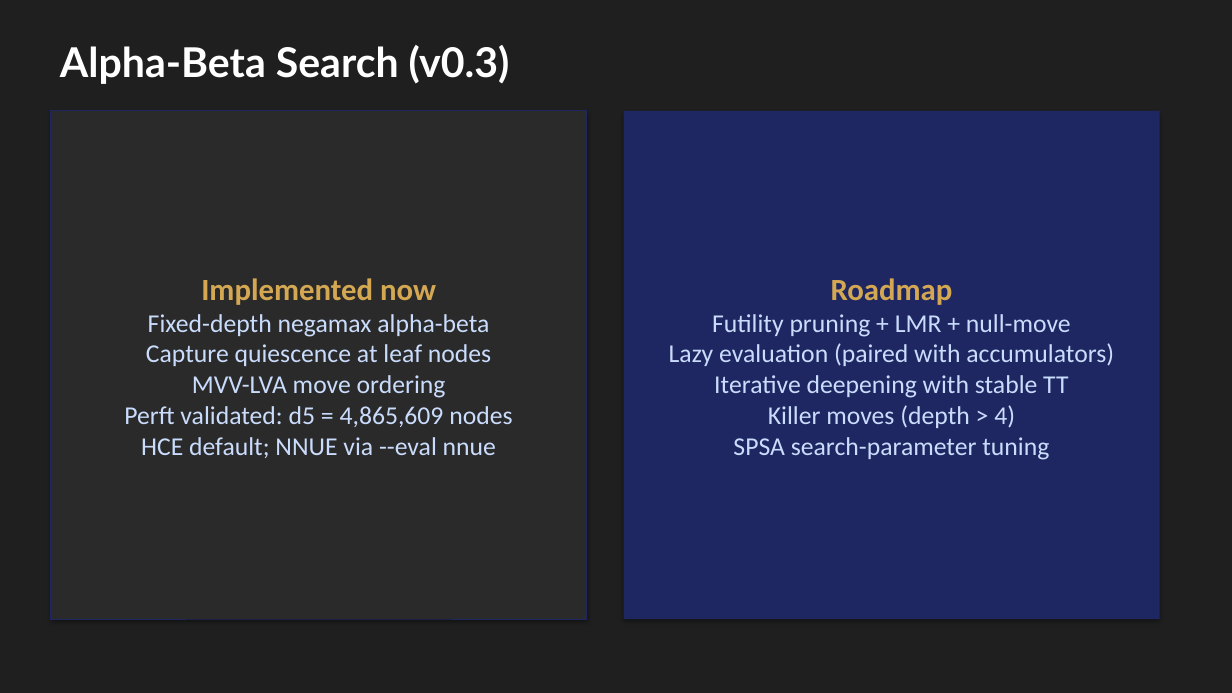
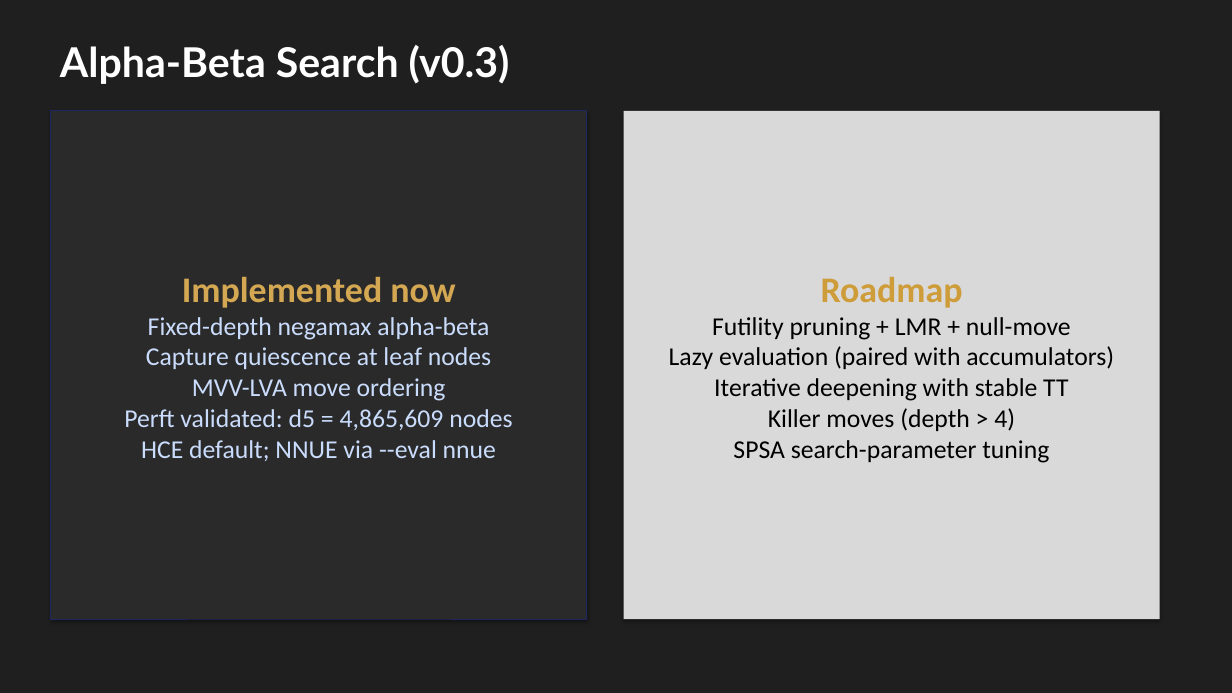
Before and after one commit to Omega97/TinyML_Internship, a slide deck: slide 7 of presentations/SARDINE_ICTP_2026-07.pptx. Drawn at 1232x693 pixels with LibreOffice and Linux fonts; fonts in the diff are those of the drawing. Boxes give left, top, right and bottom in pixels: in the first picture for what was removed or moved away, otherwise in the second. Text is boxed around its words. In the diff, an @@ line names an element or a change of style, - is before the commit and + after.

```diff
--- a/presentations/SARDINE_ICTP_2026-07.pptx
+++ b/presentations/SARDINE_ICTP_2026-07.pptx
@@ rectangle "Roadmap" at [624,111,1160,619]: size 24 to 28 pt, text colour #D4A853 to #CE9D3A in "Roadmap"; text colour #CADCFC to #000000; fill #1E2761 to #D9D9D9 @@
@@ text in rectangle at [182,277,455,308]: size 24 to 28 pt in "Implemented now" @@
```
Also in this commit, not shown: 3 other slides changed, 2 other files.
